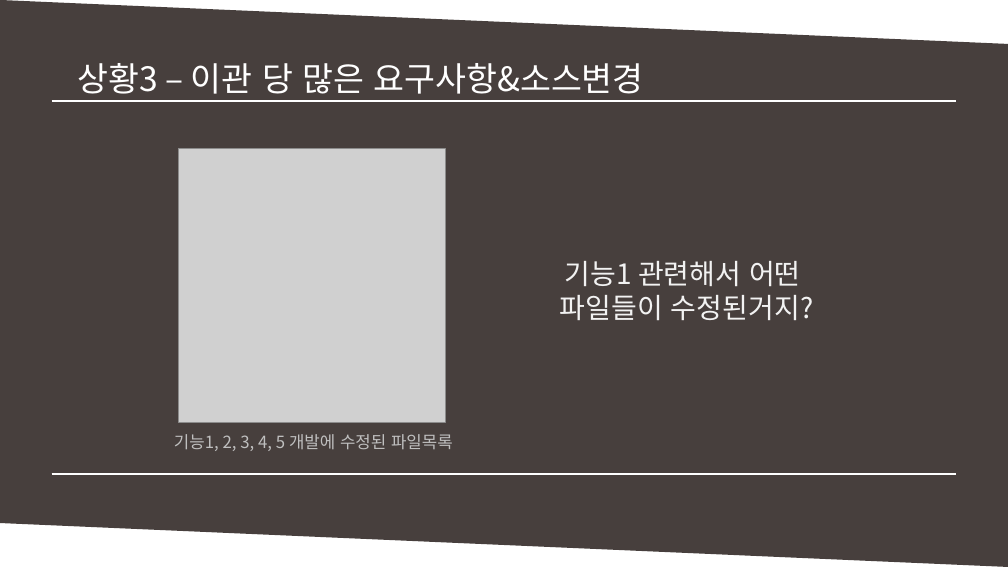
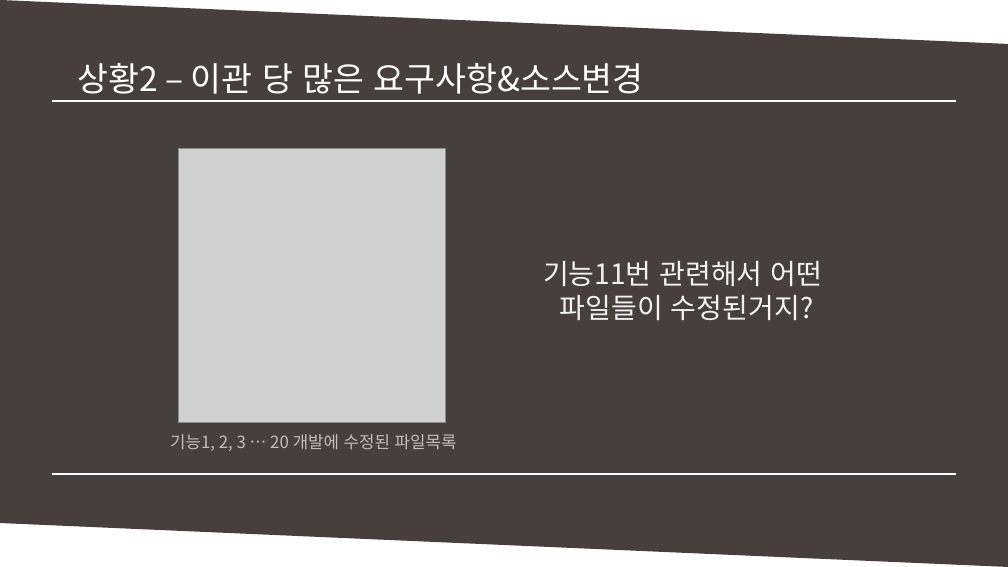
Before and after one commit to MinSikMoon/pptgit, a slide deck: slide 7 of git발표.pptx (slide 9 before the commit). Drawn at 1008x567 pixels with LibreOffice and Linux fonts; fonts in the diff are those of the drawing; grey boxes stand for pictures. Boxes give left, top, right and bottom in pixels: in the first picture for what was removed or moved away, otherwise in the second. Text is boxed around its words. In the diff, an @@ line names an element or a change of style, - is before the commit and + after.

```diff
--- a/git발표.pptx
+++ b/git발표.pptx
@@ text at <box>77,63,644,101</box>: text changed @@
-상황3 – 이관 당 많은 요구사항&소스변경
+상황2 – 이관 당 많은 요구사항&소스변경
@@ text at <box>543,261,822,286</box>: text changed @@
-기능1 관련해서 어떤
+기능11번 관련해서 어떤
@@ text at <box>170,434,457,451</box>: text changed @@
-기능1, 2, 3, 4, 5 개발에 수정된 파일목록
+기능1, 2, 3 … 20 개발에 수정된 파일목록
```
Also in this commit, not shown: 13 other slides changed, 7 slides added, 1 slide removed.
